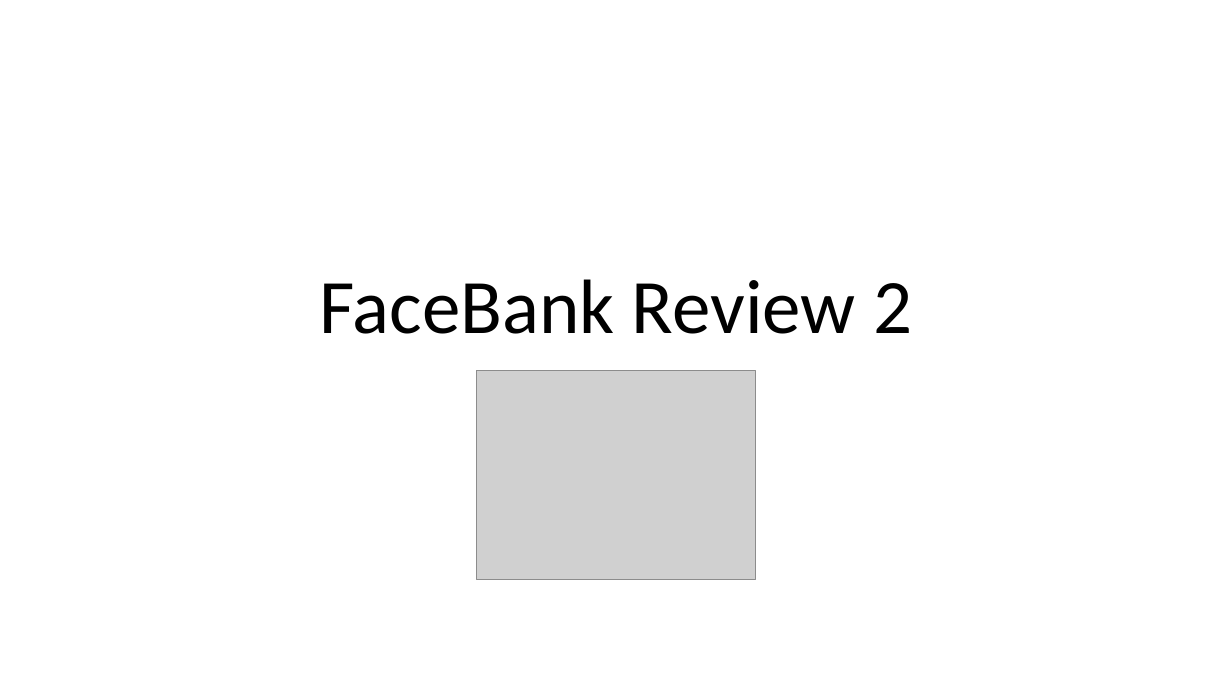
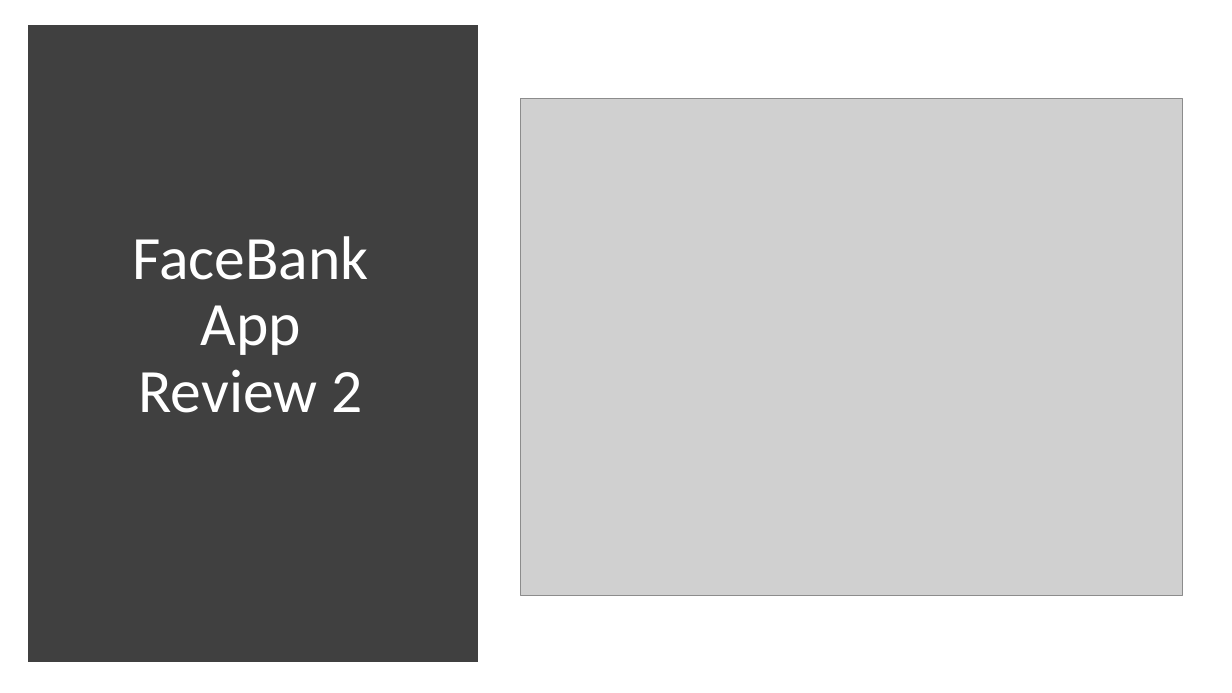
Before and after one commit to florian-frey/FaceBank, a slide deck: slide 1 of presentations/presentation-22_01_13.pptx. Drawn at 1232x693 pixels with LibreOffice and Linux fonts; fonts in the diff are those of the drawing; grey boxes stand for pictures. Boxes give left, top, right and bottom in pixels: in the first picture for what was removed or moved away, otherwise in the second. Text is boxed around its words. In the diff, an @@ line names an element or a change of style, - is before the commit and + after.

```diff
--- a/presentations/presentation-22_01_13.pptx
+++ b/presentations/presentation-22_01_13.pptx
@@ rectangle added at (34,31,472,656), fill #404040, outline #404040 10 pt @@
@@ title "FaceBank App Review 2" at (133,236,369,413): vertical alignment bottom to middle @@
@@ picture: place and size @@
-picture at (477,371,756,580)
+picture at (521,99,1184,596)
@@ title at (133,236,369,413): text changed; size 60 to 48 pt; text colour #000000 to #FFFFFF @@
-FaceBank Review 2
+FaceBank
+App
+Review 2
```
Also in this commit, not shown: 1 other slide changed, 8 slides added, 1 slide removed.
